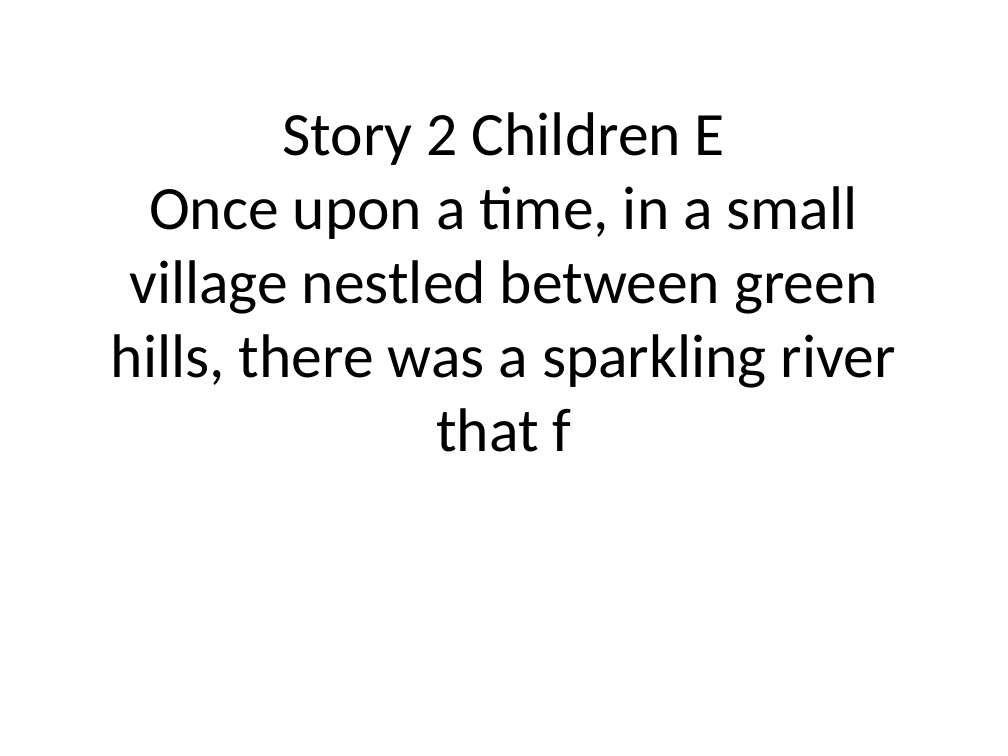
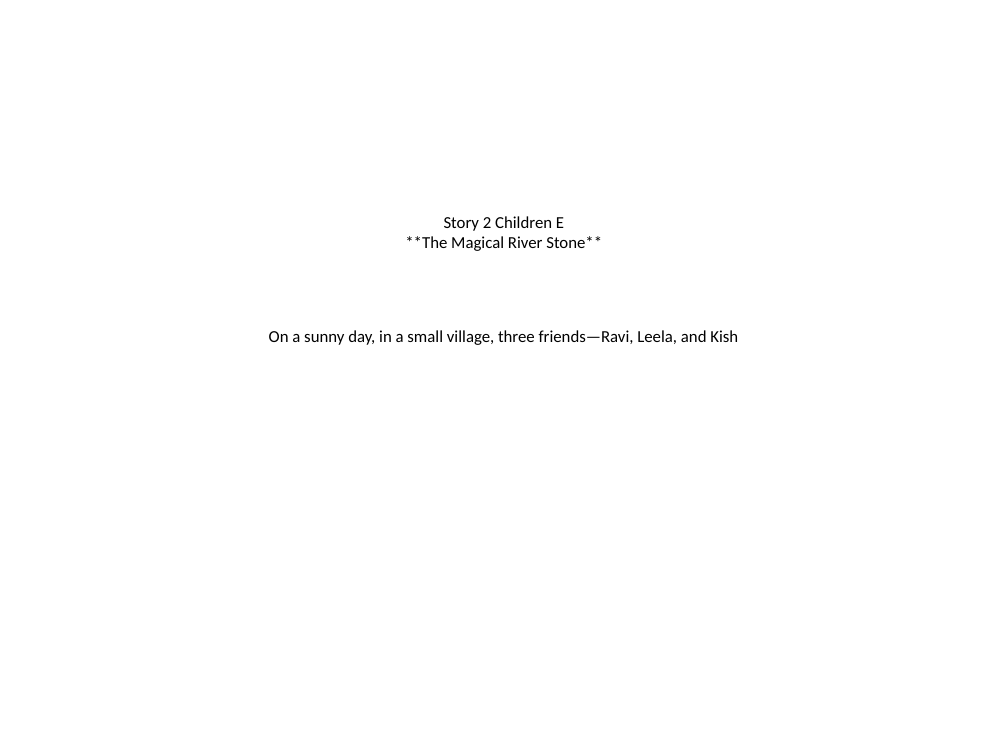
Before and after one commit to jagadeeshvarma927/Poem_Generator, a slide deck: slide 4 of data/output/pptx/combined_stories.pptx. Drawn at 1008x756 pixels with LibreOffice and Linux fonts; fonts in the diff are those of the drawing. Boxes give left, top, right and bottom in pixels: in the first picture for what was removed or moved away, otherwise in the second. Text is boxed around its words. In the diff, an @@ line names an element or a change of style, - is before the commit and + after.

Commit message:
changes made to ppt gen

```diff
--- a/data/output/pptx/combined_stories.pptx
+++ b/data/output/pptx/combined_stories.pptx
@@ title at <box>269,236,738,345</box>: text changed; size 44 to 12 pt @@
-Once upon a time, in a small village nestled between green hills, there was a sparkling river that f
+**The Magical River Stone**
+On a sunny day, in a small village, three friends—Ravi, Leela, and Kish
@@ title at <box>444,216,564,231</box>: size 44 to 12 pt in "Story 2 Children E" @@
```
Also in this commit, not shown: 3 other slides changed, 9 other files.
